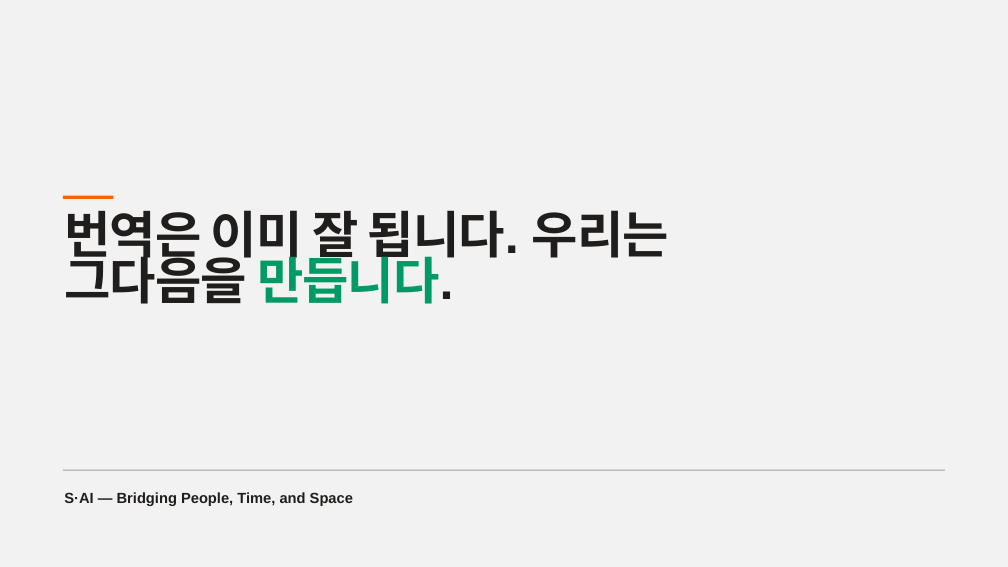
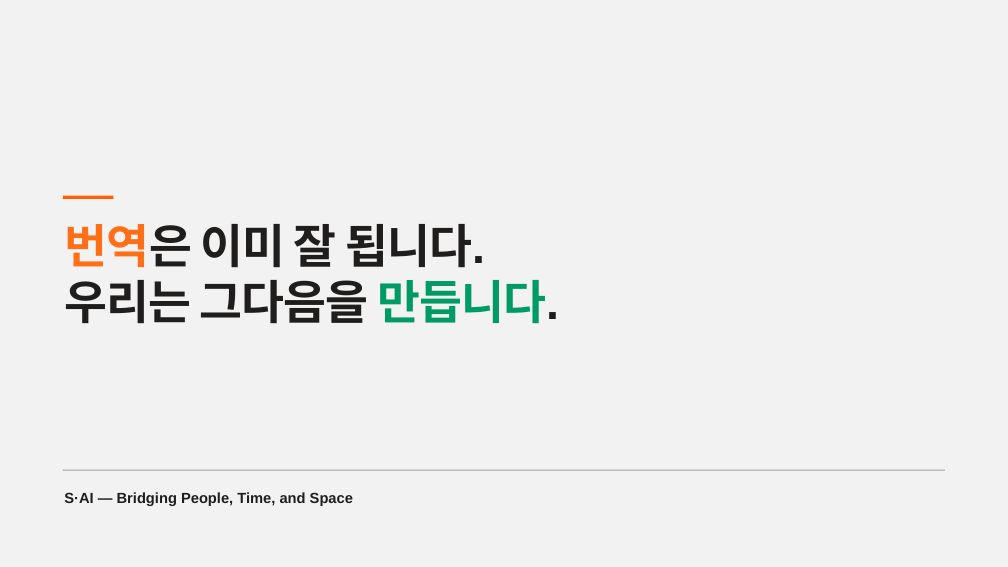
Before and after one commit to ssong2332/sai, a slide deck: slide 11 of docs/submission/IR-Deck.pptx. Drawn at 1008x567 pixels with LibreOffice and Linux fonts; fonts in the diff are those of the drawing. Boxes give left, top, right and bottom in pixels: in the first picture for what was removed or moved away, otherwise in the second. Text is boxed around its words. In the diff, an @@ line names an element or a change of style, - is before the commit and + after.

```diff
--- a/docs/submission/IR-Deck.pptx
+++ b/docs/submission/IR-Deck.pptx
@@ text "번역은 이미 잘 됩니다. 우리는 ..." at [64,224,559,324]: size 72 to 66.6 pt; text colour #201E1D to #FF6F18 in "번역은"; line spacing 0.76 to 1 @@
```
Also in this commit, not shown: 1 other slide changed.
